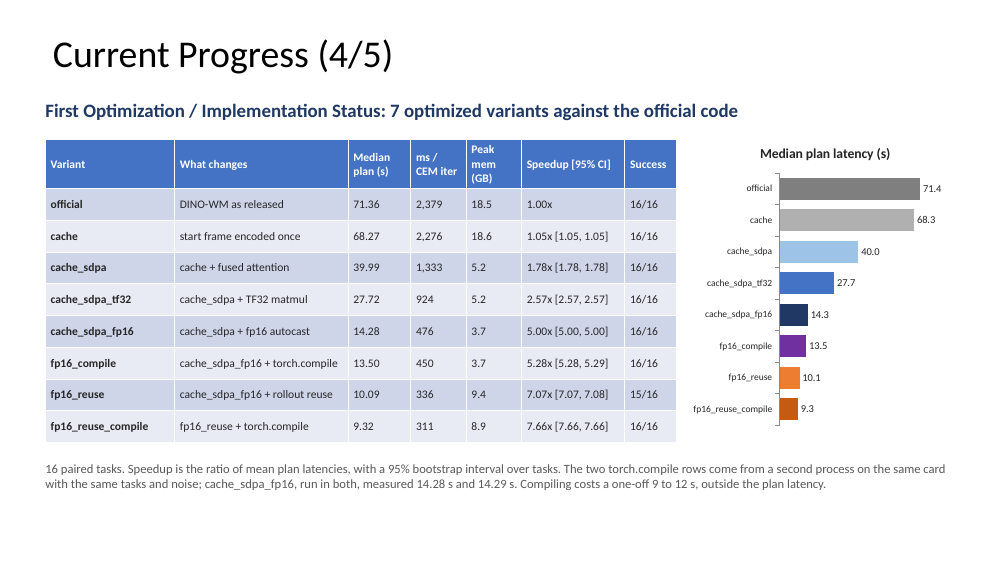
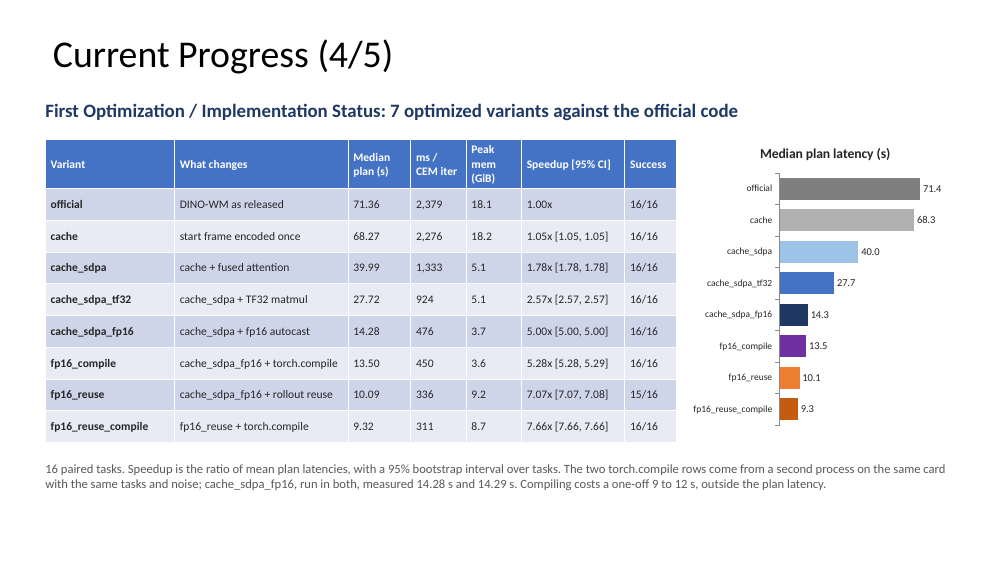
Before and after one commit to WT-MM/hpml-wm-planning, a slide deck: slide 7 of docs/HPML_Midpoint_Report_Team28.pptx. Drawn at 1008x567 pixels with LibreOffice and Linux fonts; fonts in the diff are those of the drawing. Boxes give left, top, right and bottom in pixels: in the first picture for what was removed or moved away, otherwise in the second. Text is boxed around its words. In the diff, an @@ line names an element or a change of style, - is before the commit and + after.

```diff
--- a/docs/HPML_Midpoint_Report_Team28.pptx
+++ b/docs/HPML_Midpoint_Report_Team28.pptx
@@ table at box(45, 140, 677, 436) @@
-row 1, column 5: Peak mem (GB)
+row 1, column 5: Peak mem (GiB)
-row 2, column 5: 18.5
+row 2, column 5: 18.1
-row 3, column 5: 18.6
+row 3, column 5: 18.2
-row 4, column 5: 5.2
+row 4, column 5: 5.1
-row 5, column 5: 5.2
+row 5, column 5: 5.1
-row 7, column 5: 3.7
+row 7, column 5: 3.6
-row 8, column 5: 9.4
+row 8, column 5: 9.2
-row 9, column 5: 8.9
+row 9, column 5: 8.7
```
Also in this commit, not shown: 5 other slides changed, 14 other files.
